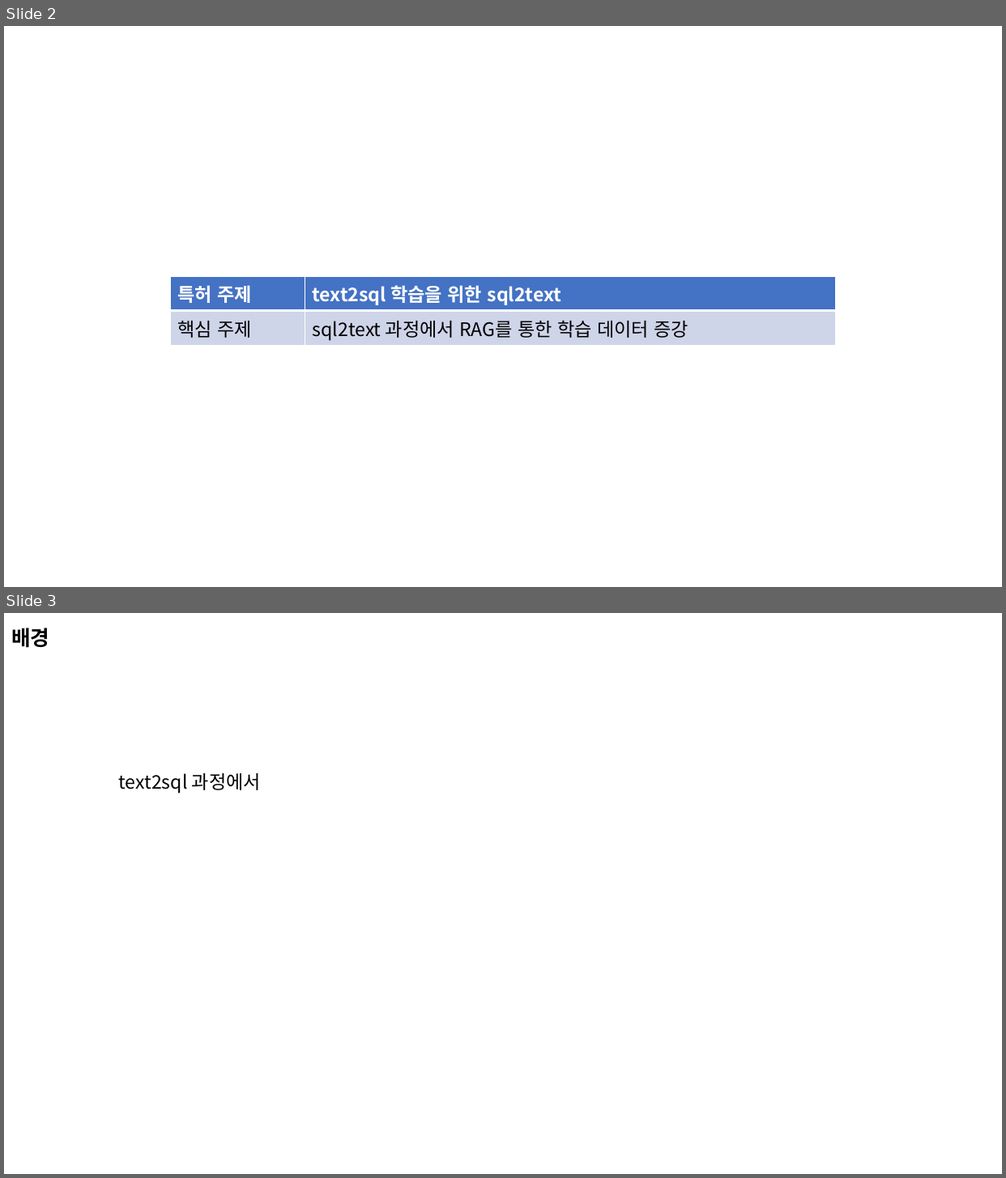
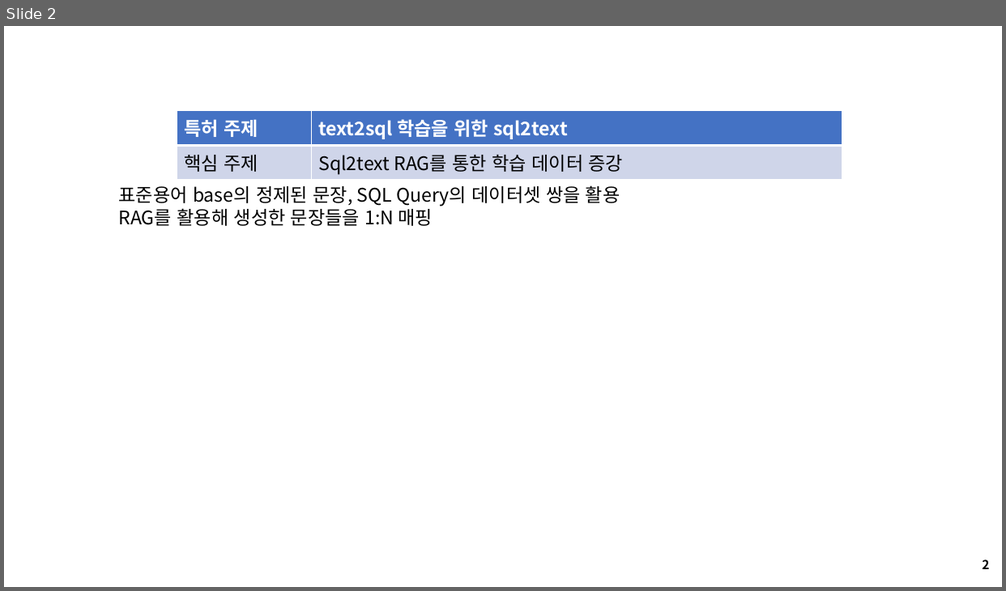
Before and after one commit to seungdeng/DELab, a slide deck: PPT/DSLab_이승건_특허.pptx. Shown one above the other, each under a label of ours: slides 2 and 3 before the commit, slide 2 after it. The pictures are 1006x1178 and 1006x591 pixels, drawn with LibreOffice and Linux fonts; fonts in the diff are those of the drawing. Boxes give left, top, right and bottom in pixels: in the first picture for what was removed or moved away, otherwise in the second. Text is boxed around its words. In the diff, an @@ line names an element or a change of style, - is before the commit and + after.

```diff
--- a/PPT/DSLab_이승건_특허.pptx
+++ b/PPT/DSLab_이승건_특허.pptx
@@ slide 3 removed at <box>4,613,1002,1174</box>, background #FFFFFF @@
@@ text removed at <box>11,628,49,648</box> @@
-배경
@@ text removed at <box>119,773,261,794</box> @@
-text2sql 과정에서
@@ slide 2 changed as well @@
@@ table at <box>177,110,842,178</box> @@
-row 2, column 2: sql2text 과정에서 RAG를 통한 학습 데이터 증강
+row 2, column 2: Sql2text RAG를 통한 학습 데이터 증강
@@ table: place and size @@
-table at <box>170,276,836,344</box>
+table at <box>177,110,842,178</box>
@@ text added at <box>119,186,620,226</box>, 18 pt, text #000000 @@
+표준용어 base의 정제된 문장, SQL Query의 데이터셋 쌍을 활용
+RAG를 활용해 생성한 문장들을 1:N 매핑
@@ text added at <box>982,560,989,570</box>, 12 pt, text #000000, bold @@
+2
```
Also in this commit, not shown: 4 other slides changed, 1 slide added, 1 other slide removed.
